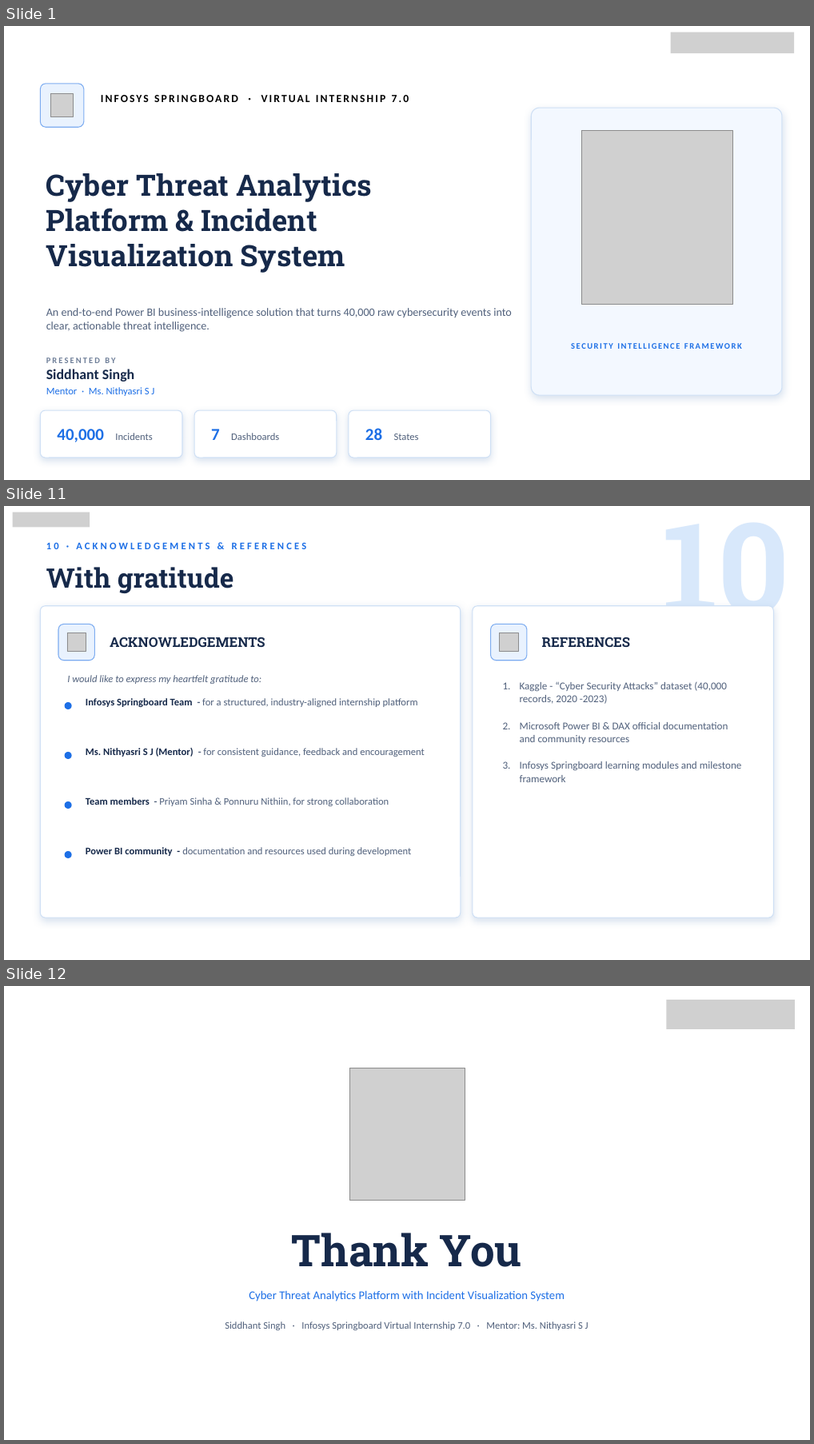
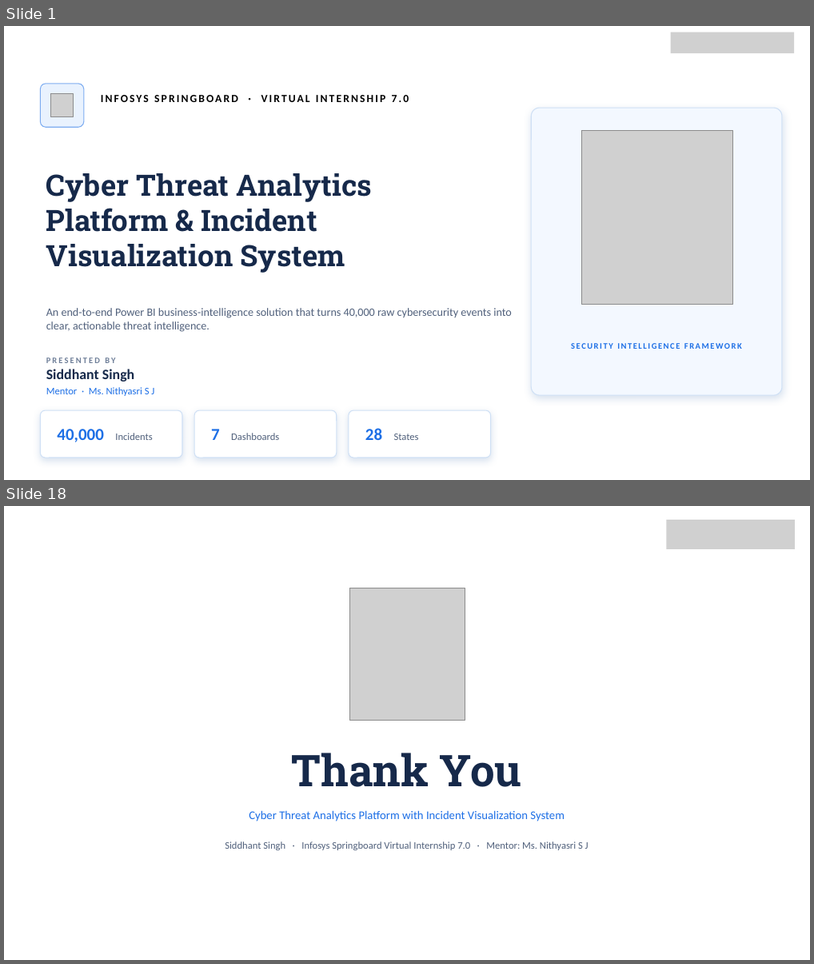
Before and after one commit to priyamsinha23/Infosys-Springboard-Virtual-Internship-7.0-Batch-1-Team-C, a slide deck: Team_Members_PPT/Siddhant.pptx. Shown one above the other, each under a label of ours: slides 1, 11 and 12 before the commit, slides 1 and 18 after it; the slides between them are not shown. The pictures are 814x1444 and 814x964 pixels, drawn with LibreOffice and Linux fonts; fonts in the diff are those of the drawing; grey boxes stand for pictures; background and template pictures are left out. Boxes give left, top, right and bottom in pixels: in the first picture for what was removed or moved away, otherwise in the second. Text is boxed around its words. In the diff, an @@ line names an element or a change of style, - is before the commit and + after.

```diff
--- a/Team_Members_PPT/Siddhant.pptx
+++ b/Team_Members_PPT/Siddhant.pptx
@@ slide 11 removed at [4,506,810,960], background picture (left out) @@
@@ picture removed at [13,512,90,527] @@
@@ text removed at [603,506,797,618] @@
-10
@@ text removed at [46,542,307,549] @@
-10 · ACKNOWLEDGEMENTS & REFERENCES
@@ text removed at [46,567,234,593] @@
-With gratitude
@@ rounded rectangle removed at [40,606,461,917] @@
@@ rounded rectangle removed at [58,624,94,660] @@
@@ rounded rectangle removed at [473,606,774,917] @@
@@ rounded rectangle removed at [491,624,527,660] @@
@@ picture removed at [67,632,86,651] @@
@@ text removed at [110,637,266,647] @@
-ACKNOWLEDGEMENTS
@@ picture removed at [499,632,518,651] @@
@@ text removed at [542,637,630,647] @@
-REFERENCES
@@ text removed at [67,675,262,684] @@
-I would like to express my heartfelt gratitude to:
@@ text removed at [520,682,742,782] @@
-1. Kaggle - “Cyber Security Attacks” dataset (40,000 records, 2020 -2023)
-2. Microsoft Power BI & DAX official documentation and community resources
-3. Infosys Springboard learning modules and milestone framework
@@ ellipse removed at [65,702,72,709] @@
@@ text removed at [86,698,418,707] @@
-Infosys Springboard Team - for a structured, industry-aligned internship platform
@@ ellipse removed at [65,752,72,759] @@
@@ text removed at [86,748,425,756] @@
-Ms. Nithyasri S J (Mentor) - for consistent guidance, feedback and encouragement
@@ ellipse removed at [65,801,72,808] @@
@@ text removed at [86,797,389,806] @@
-Team members - Priyam Sinha & Ponnuru Nithiin, for strong collaboration
@@ ellipse removed at [65,851,72,858] @@
@@ text removed at [86,847,412,856] @@
-Power BI community - documentation and resources used during development
@@ what was slide 12 is now slide 18 @@
```
Also in this commit, not shown: 7 slides changed, 9 slides added, 2 other slides removed, 1 other file.
